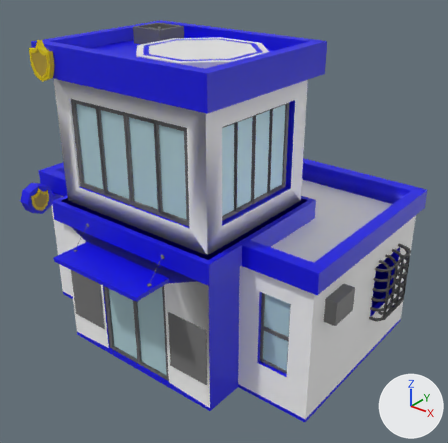
An edit to the FBX model Assets/Objects&Prefabs/buildings/don canh sat.fbx, drawn before and after from the same camera.
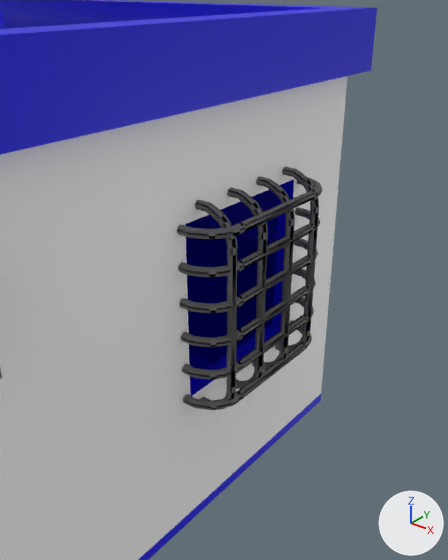
There are two pictures of each version: one whole from a camera (50 mm lens) standing at (30.7, -37.1, 33.2) and looking at (2.0, -1.2, 11.0), one close up from a camera (50 mm lens) standing at (22.5, -6.5, 13.9) and looking at (13.5, 4.7, 6.9). Lighting does not change. The marker at lower right points along +X, +Y and +Z. Vertices at the same position are counted once.

The first close-up shows 'zona elicottero'.
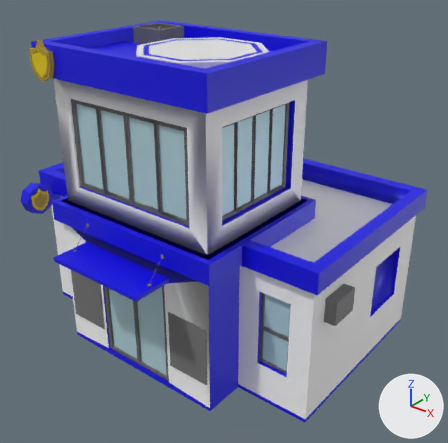
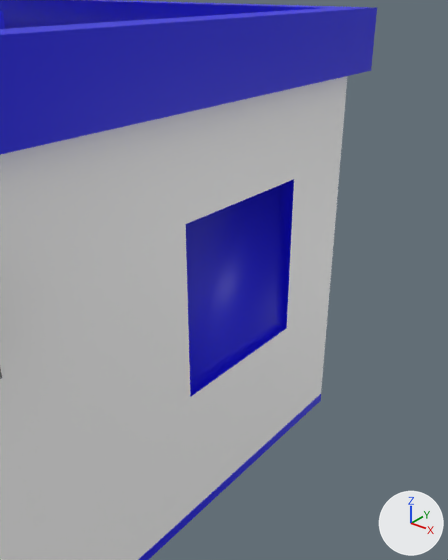
The edits, one by one:
me_cylinder is used by ob_zona_elicottero; location (0.0, 0.0, 0.0).
Verts and faces of me_cylinder; kept vertices keep their numbers, new ones are numbered from 2676.
Before the commit, vertices of me_cylinder: 218 (13.3, 7.5, 9.0), 219 (13.3, 7.5, 4.3) at pixel (273, 323), 220 (13.3, 3.1, 4.3), 221 (13.3, 3.1, 9.0).
me_cylinder had 2676 vertices, 2557 faces and spanned x -14.5..14.9, y -13.4..10.5, z 0.2..25.8.
me_cylinder now has 1156 vertices, 1108 faces and spans x -14.5..14.7, y -13.4..10.5, z 0.2..25.8.
me_cylinder part 1: 10 loose pieces with 1520 vertices, spanning x 13.8..14.9, y 2.7..7.8, z 3.9..9.5, are deleted.
Part 2, on me_cylinder:
New faces: (218, 221, 220, 219) (mat_material_001 (blue #0500e5)).

Pixel boxes [x1, y1, x2, y2] of what changed, in the close-ups (448 x 560 px):
part 1 of me_cylinder, deleted: before [177, 167, 323, 410]
part 2 of me_cylinder, added (blue): after [186, 186, 279, 380]
